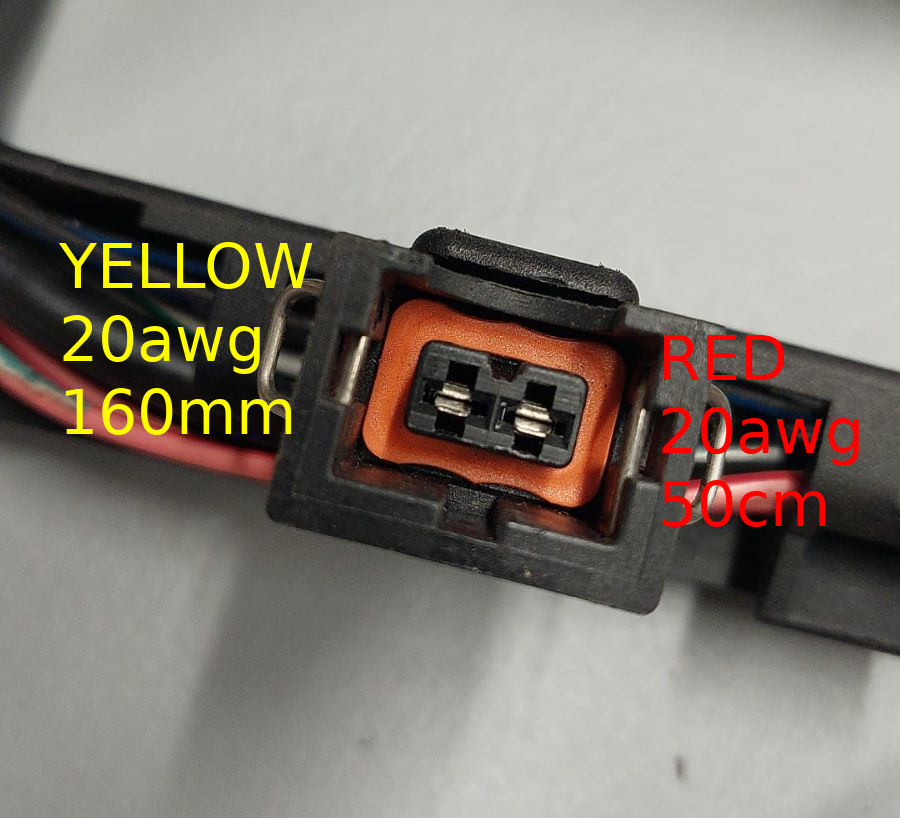
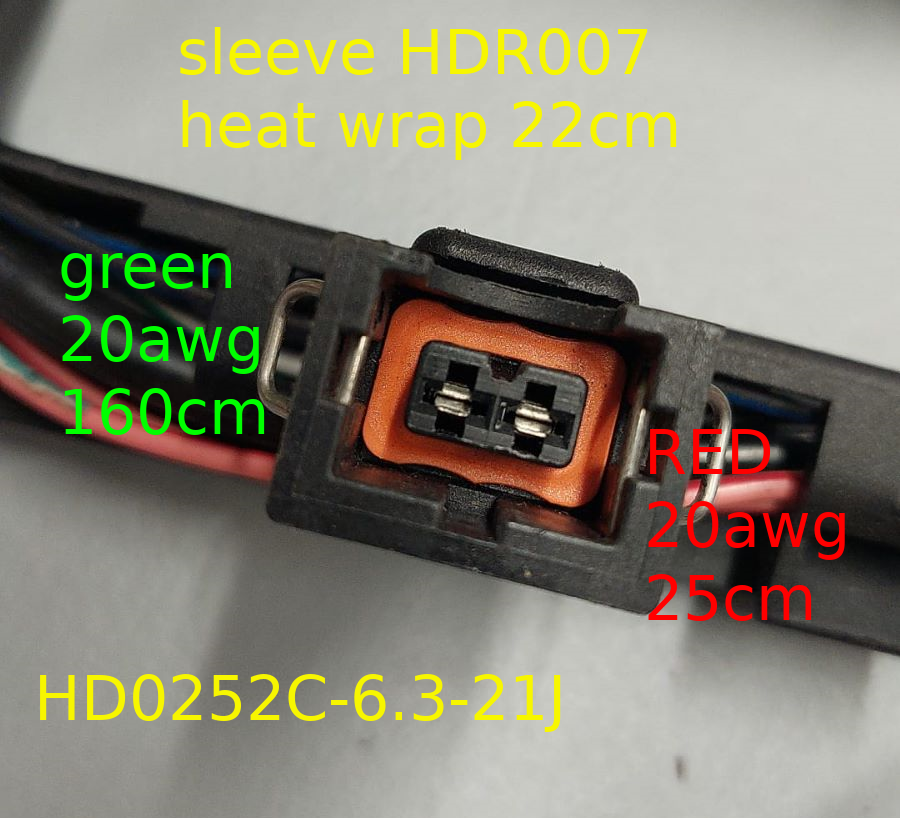
Before/after of a 900px x 818px layered artwork. What changed in the layer stack:
added layer "HD0252C-6.3-21J" above "green ..." over [40, 674, 561, 732]
renamed "YELLOW ..." to "green ...", painted on it over [58, 242, 313, 435]
added layer "sleeve HDR007 ..." above "RED ..." over [180, 27, 677, 160]
painted on "RED ..." over [648, 335, 859, 621]
